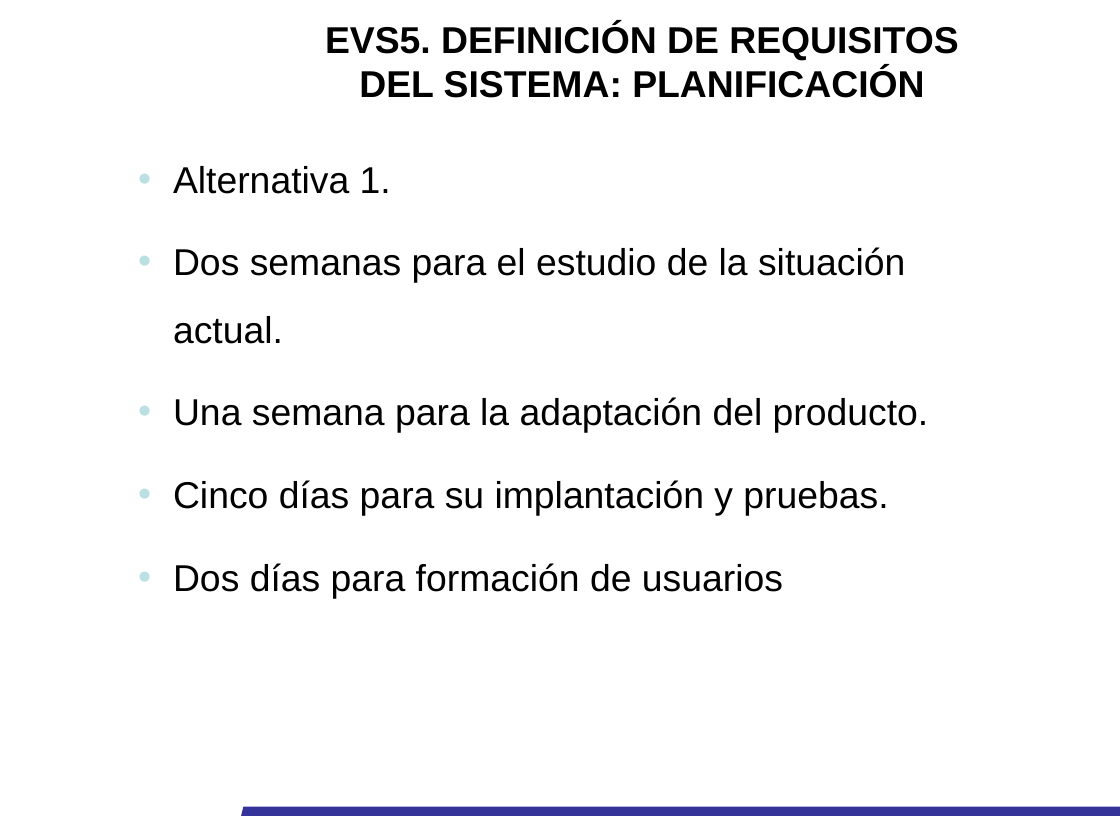
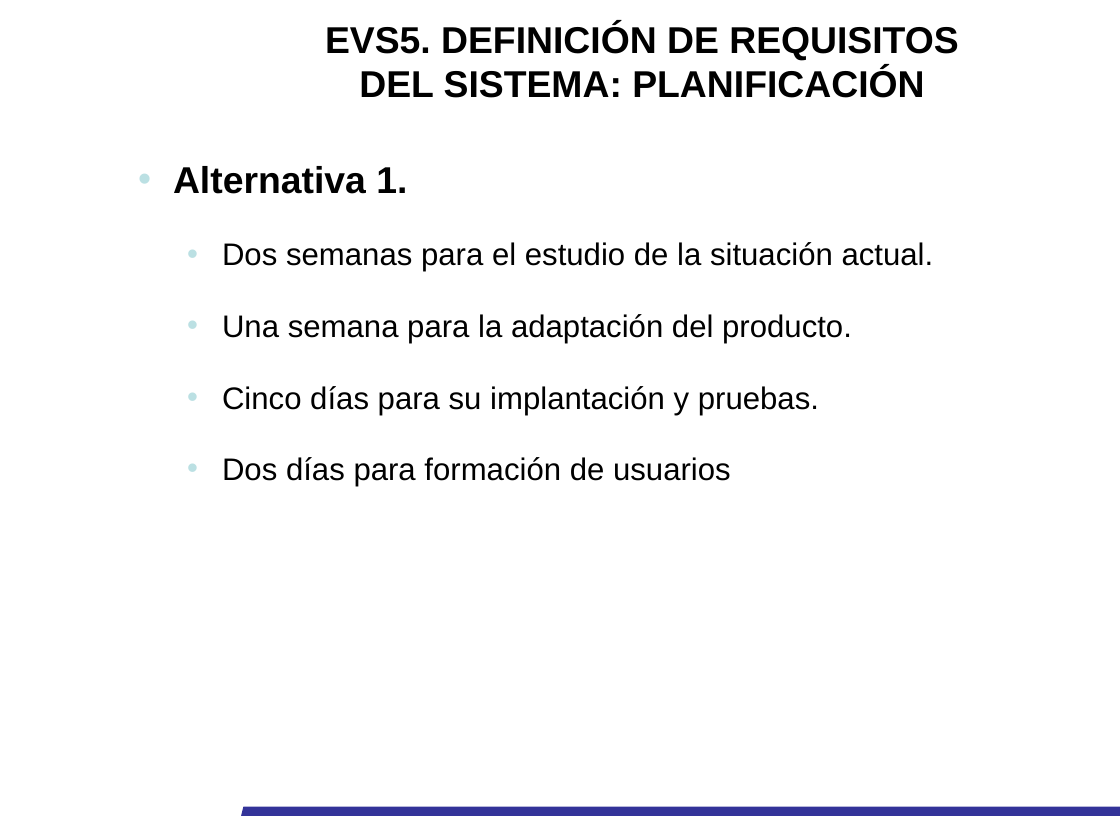
Before and after one commit to pquella/buscaminas, a slide deck: slide 18 of Docu elaborada/Presentación_EVS_UXOS_CENAD.pptx (slide 15 before the commit). Drawn at 1120x840 pixels with LibreOffice and Linux fonts; fonts in the diff are those of the drawing; background and template pictures are left out. Boxes give left, top, right and bottom in pixels: in the first picture for what was removed or moved away, otherwise in the second. Text is boxed around its words. In the diff, an @@ line names an element or a change of style, - is before the commit and + after.

```diff
--- a/Docu elaborada/Presentación_EVS_UXOS_CENAD.pptx
+++ b/Docu elaborada/Presentación_EVS_UXOS_CENAD.pptx
@@ text "Alternativa 1." at <box>173,166,934,486</box>: bold on in "Alternativa 1."; size 24 to 20 pt; list level 1 to 2 in "Dos semanas para el estudio ..."; list level 1 to 2 in "Una semana para la adaptación ..."; list level 1 to 2 in "Cinco días para su implantación ..."; list level 1 to 2 in "Dos días para formación de ..." @@
```
Also in this commit, not shown: 10 other slides changed, 4 slides added, 6 other files.
